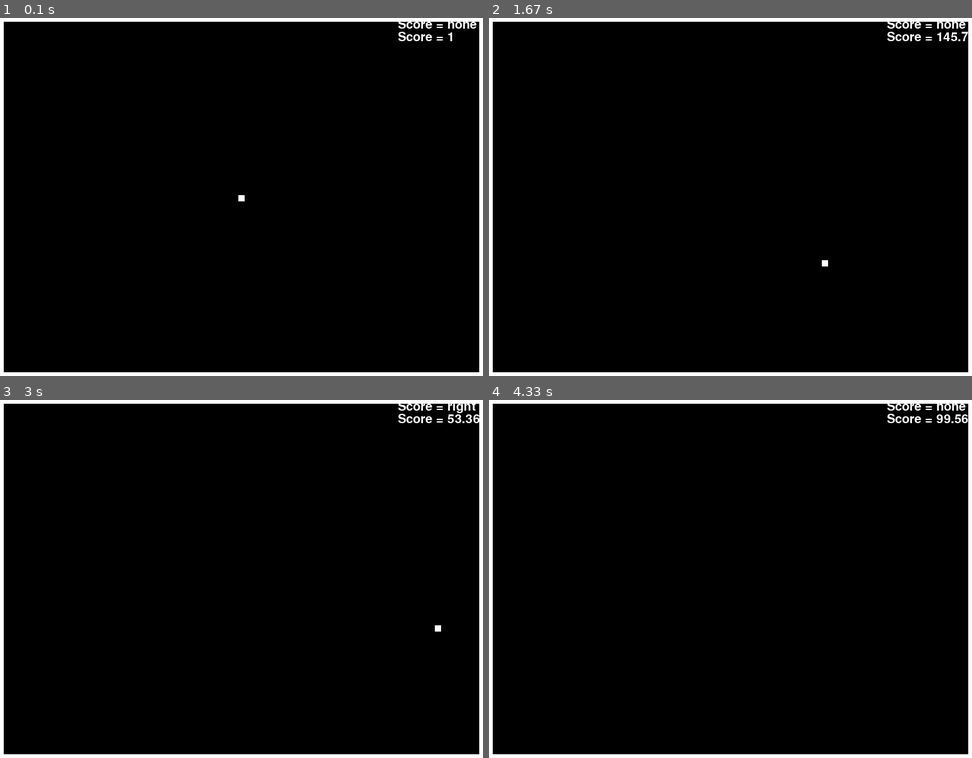
Above: before the commit, frames 1-4 (two rows, left to right).
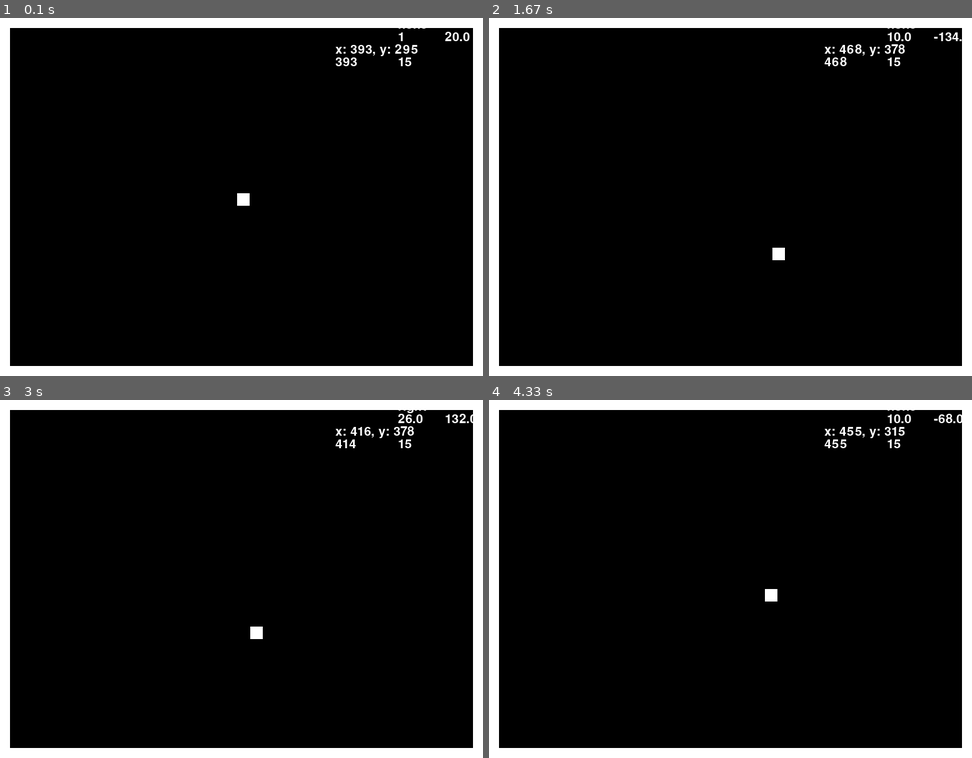
Above: after the commit, the same moments.

Repository: ChrAlbers/playing_with_pygame
Game: pygame game, started from test_ball_grav_move.py
The game is run twice, just before and just after one commit, with the same random seed, the same clock (stepped at 60 frames per second) and the same inputs.
Inputs:
- Up to frame 1 (0.1 s): no input
- Up to frame 2 (1.67 s): tap Space at 0.33, 0.73, 1.03, 1.23, 1.53 s; hold Right 0.67-1.13 s; hold Right 1.17-1.63 s
- Up to frame 3 (3 s): hold Left 1.67-2.2 s; tap Space at 1.73, 2.03, 2.3, 2.6, 2.73 s; hold Left 2.23-2.63 s; hold Right from 2.67 s (still down)
- Up to frame 4 (4.33 s): tap Space at 3.03, 3.4, 3.7, 3.9, 4.2 s; release Right at 3.3 s; hold Left 3.33-3.8 s; hold Right 3.83-4.3 s

The runs differ from the first frame. In frame 1, 6.4% of the frame differs, in the area x 0-100%, y 1-99%; in frame 2, 6.4%; in frame 3, 6.4%; in frame 4, 6.4%.

Commit message:
added left and right bounce

Diff:
--- a/test_ball_grav_move.py
+++ b/test_ball_grav_move.py
@@ -4,42 +4,44 @@
 
 @author: Heinz
 
-Beschreibung
-Leitet sich von diesem Pong-Tutorial ab:
+Description
+This code is derived from and inspired by this blog post
 http://trevorappleton.blogspot.de/2014/04/writing-pong-using-python-and-pygame.html
 """
 
-# pygame importen, locals importen. Die locals sind Codes für einige Events,
-# wie z.B. bestimmte Tasten, Mausbewegung und so weiter.
+
+# import pygame, import pygame locals which are variables storing values for
+# keyboard events, for example
+
 import pygame, sys
 from pygame.locals import *
 
-# Faktor, um die Geschwindigkeit zu erhöhen
-SPEEDFAC = 2
+# Parameters for game behavior
+FPS = 100
+SPEEDFAC = 2            # Factor controling the speed (a factor on DT)
+G = 100                 # Gravitational constant
+DT = 1/FPS*SPEEDFAC     # Time increment
+BESCH_BALL = 50         # Acceleration of ball on button press
 
-FPS = 100
-
+# Parameters for appearance
 WINDOWWIDTH = 800
 WINDOWHEIGHT = 600
-LINETHICKNESS = 10
+LINETHICKNESS = 15
+BALLWIDTH = 20
 
+# Defining some colors
 BLACK = (0, 0, 0)
 WHITE = (255, 255, 255)
 
-G = 100 # Gravitationskonstante
-DT = 1/FPS*SPEEDFAC
-BESCH_BALL = 77
-
-
-# BIS = BALL IN SPACE, x, y, und vx, vy, also alle Ball-Informationen in einem
-# Dictionary
+# BIS = BALL IN SPACE, a dictionary containing all information of ball,
+# location x, y and speed vx, vy
 BIS = {"x": (WINDOWWIDTH - LINETHICKNESS)/2,
        "y": (WINDOWHEIGHT- LINETHICKNESS)/2,
        "vx": 1,
        "vy": 0}
 
-def displayScore(score, topleft):
-    resultSurf = BASICFONT.render("Score = %s" %(score), True, WHITE)
+def displayText(text, topleft):
+    resultSurf = BASICFONT.render(text, True, WHITE)
     resultRect = resultSurf.get_rect()
     resultRect.topleft = topleft
     DISPLAYSURF.blit(resultSurf, resultRect)
@@ -58,10 +60,12 @@
     BASICFONTSIZE = 20
     BASICFONT = pygame.font.Font("freesansbold.ttf", BASICFONTSIZE)
 
-    ball = pygame.Rect(round(BIS["x"]), round(BIS["y"]), LINETHICKNESS, LINETHICKNESS)
+    ball = pygame.Rect(round(BIS["x"]), round(BIS["y"]), BALLWIDTH, BALLWIDTH)
     ball_acc = "none"
 
     lower_edge = (WINDOWHEIGHT - LINETHICKNESS) # y-Koordinate der unteren Linie
+    left_edge = LINETHICKNESS
+    right_edge = WINDOWWIDTH - LINETHICKNESS
 
     while True:
         for event in pygame.event.get():
@@ -73,6 +77,8 @@
                     ball_acc = "left"
                 if event.key == pygame.K_RIGHT:
                     ball_acc = "right"
+                if event.key == pygame.K_SPACE:
+                    BIS["vx"] = 0
             elif event.type == pygame.KEYUP:
                 if event.key == pygame.K_LEFT:
                     ball_acc = "none"
@@ -87,17 +93,11 @@
 
         BIS["vy"] += G*DT # Gravitationsbeschleunigung anwenden.
 
-        # Für die Kollisionsabfrage mit der unteren Kante die Position des
-        # unteren Ballrandes einen Zeitschritt weiter projezieren
-        pot_y = BIS["y"] + LINETHICKNESS + BIS["vy"]*DT
-
-        # Falls die untere Kante des Balls tiefer liegt als die obere Kante der
-        # unteren Begrenzung, dann muss der Ball bouncen unter der Annahme
-        # konstanten Geschwindigkeitsbetrages, d.h. er ist nach dem Bounce so
-        # hoch wie die Differenz von y - v_y*dt über der unteren Begrenzung.
+        # Collision with lower boundary
+        pot_y = BIS["y"] + BALLWIDTH + BIS["vy"]*DT
         if pot_y > lower_edge:
-            diff = lower_edge - (BIS["y"] + LINETHICKNESS)
-            BIS["y"] = lower_edge - (BIS["vy"]*DT + LINETHICKNESS - diff)
+            diff = lower_edge - (BIS["y"] + BALLWIDTH)
+            BIS["y"] = lower_edge - (BIS["vy"]*DT + BALLWIDTH - diff)
             BIS["vy"] *= -1 # Bounce in y-Richtung
 
         else:
@@ -109,14 +109,36 @@
         elif ball_acc == "right":
             BIS["vx"] += BESCH_BALL*DT
 
+        # Collusion with left and right boundary
+        pot_x_left = BIS["x"] + BIS["vx"]*DT
+        if pot_x_left <= left_edge:
+            diff = BIS["x"] - left_edge
+            BIS["x"] = left_edge - diff - BIS["vx"]*DT
+            BIS["vx"] *= -1
+        else:
+            BIS["x"] += BIS["vx"]*DT
+
+        pot_x_right = BIS["x"] + BIS["vx"]*DT + BALLWIDTH
+        if pot_x_right >= right_edge:
+            diff = right_edge - (BIS["x"] + BALLWIDTH)
+            BIS["x"] = right_edge - (BIS["vx"]*DT - diff) - BALLWIDTH
+            BIS["vx"] *= -1
+        else:
+            BIS["x"] += BIS["vx"]*DT
+
+
+
         BIS["x"] += BIS["vx"]*DT
 
         ball.x = round(BIS["x"])
         ball.y = round(BIS["y"])
 
-        displayScore(ball_acc, (WINDOWWIDTH - 150, 15))
-        displayScore(str(round(BIS["vx"], 3)), (WINDOWWIDTH - 150, 35))
-
+        displayText(str(ball_acc), (WINDOWWIDTH - 150, 15))
+        displayText(str(round(BIS["vx"], 3)), (WINDOWWIDTH - 150, 35))
+        displayText(str(round(BIS["vy"], 3)), (WINDOWWIDTH - 75, 35))
+        displayText("x: " + str(round(BIS["x"])) + ", y: " + str(round(BIS["y"])), (WINDOWWIDTH - 250, 55))
+        displayText(str(round(pot_x_left)), (WINDOWWIDTH - 250, 75))
+        displayText(str(LINETHICKNESS), (WINDOWWIDTH - 150, 75))
         pygame.display.update()
         FPSCLOCK.tick(FPS)
 
Not shown, changed: README.md
